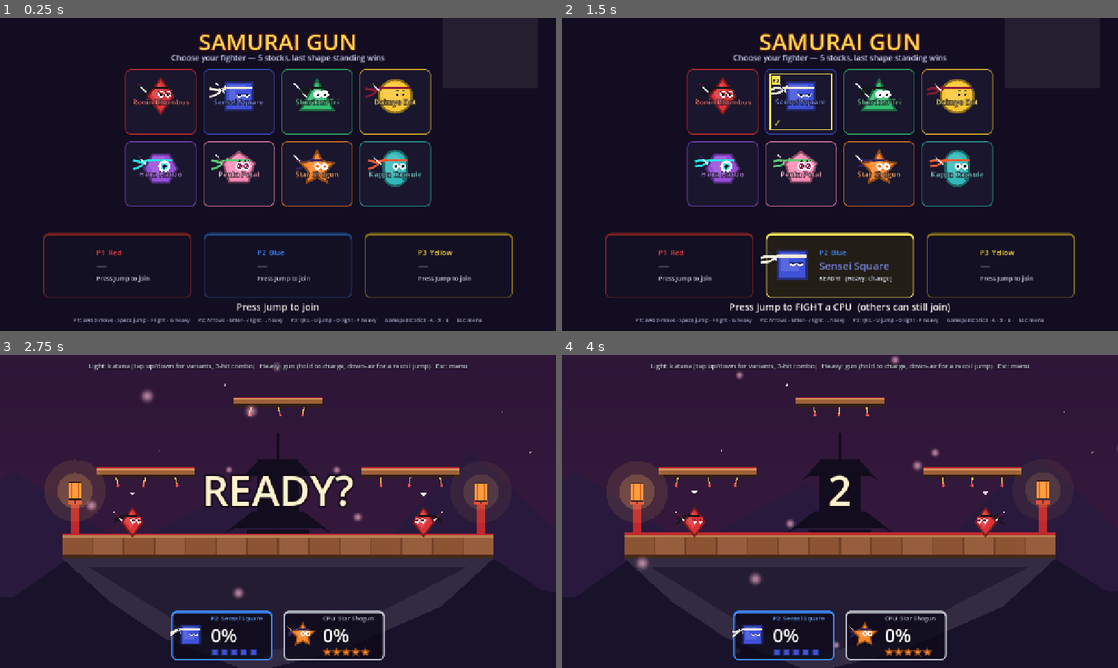
Above: before the commit, frames 1-4 (two rows, left to right).
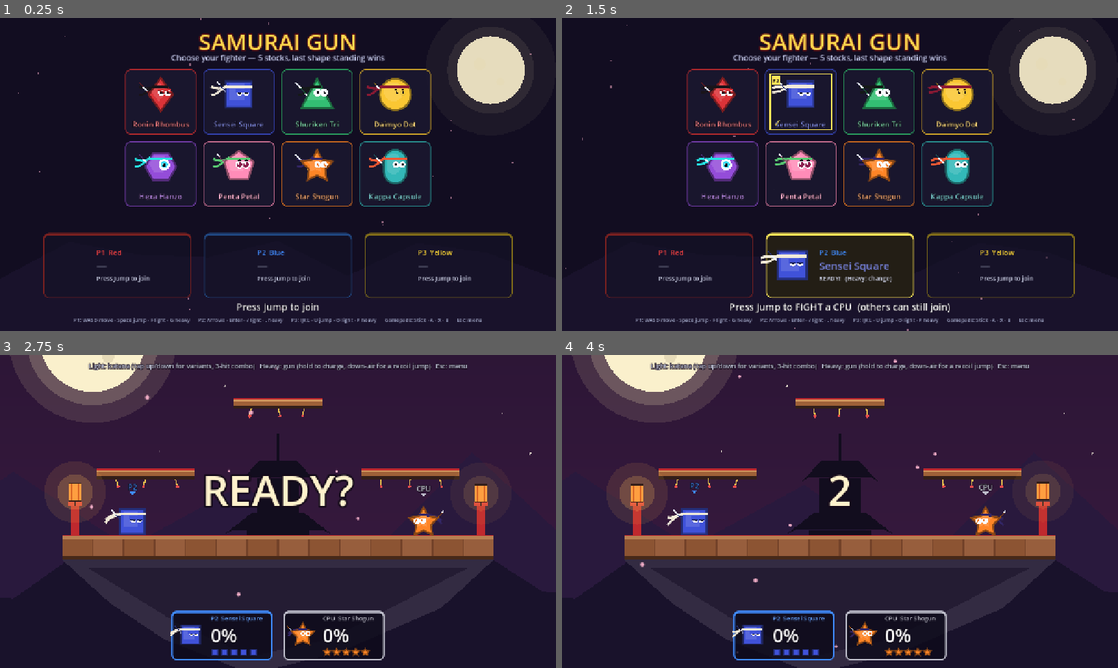
Above: after the commit, the same moments.

Repository: dexter30/Friendspartytime
Game: Godot game, scene res://scenes/samurai_gun/character_select.tscn
The game is run twice, just before and just after one commit, with the same random seed, the same clock (stepped at 60 frames per second) and the same inputs. This scene is started directly instead of the project's main scene.
Inputs:
- Up to frame 1 (0.25 s): no input
- Up to frame 2 (1.5 s): tap Enter (ui_accept) at 0.5, 1.35 s; hold Enter (ui_accept) 0.53-1.28 s
- Up to frame 3 (2.75 s): tap Enter (ui_accept) at 1.52, 1.82 s; hold Enter (ui_accept) from 2.03 s (still down)
- Up to frame 4 (4 s): release Enter (ui_accept) at 2.78 s; tap Enter (ui_accept) at 2.85, 3.02, 3.32 s; hold Enter (ui_accept) from 3.53 s (still down)

The runs differ from the first frame. In frame 1, 6.1% of the frame differs, in the area x 3-96%, y 0-94%; in frame 2, 6.1%; in frame 3, 9.1%; in frame 4, 9.8%, in the area x 1-100%, y 0-100%.

Commit message:
Samurai Gun: fix fighter visuals not applying picked data, add attack buffering, polish select screen and stage
- Fighter now applies its roster data on _ready (previously every fighter drew as the default)
- Queue light/heavy pressed during endlag so mashing chains attacks
- Character select: plain Panel cells so names sit under portraits, drawn moon/ridge backdrop
- Stage: smaller cherry-blossom petals, moon inside the default framing
- README: document Samurai Gun rules, moveset, roster and controls

Co-authored-by: dexter30 <dexter30@users.noreply.github.com>

Diff:
--- a/party_rush/scenes/samurai_gun/character_select.tscn
+++ b/party_rush/scenes/samurai_gun/character_select.tscn
@@ -19,18 +19,6 @@
 grow_horizontal = 2
 grow_vertical = 2
 color = Color(0.07, 0.05, 0.13, 1)
-
-[node name="Moon" type="ColorRect" parent="."]
-layout_mode = 1
-anchors_preset = 1
-anchor_left = 1.0
-anchor_right = 1.0
-offset_left = -260.0
-offset_top = -60.0
-offset_right = -40.0
-offset_bottom = 160.0
-grow_horizontal = 0
-color = Color(0.98, 0.94, 0.8, 0.08)
 
 [node name="Title" type="Label" parent="."]
 layout_mode = 1
--- a/party_rush/scripts/samurai_gun/character_select.gd
+++ b/party_rush/scripts/samurai_gun/character_select.gd
@@ -28,6 +28,7 @@
 func _ready() -> void:
 	Engine.time_scale = 1.0
 	_footer.text = "P1: WASD move · Space jump · F light · G heavy      P2: Arrows · Enter · / light · . heavy      P3: IJKL · U jump · O light · P heavy      Gamepads: Stick · A · X · B      Esc: menu"
+	_build_backdrop()
 	_build_grid()
 	_build_slots()
 	_cursor_layer = Node2D.new()
@@ -168,6 +169,50 @@
 
 # --- Building the screen --------------------------------------------------------------
 
+func _build_backdrop() -> void:
+	var backdrop := Node2D.new()
+	backdrop.name = "Backdrop"
+	backdrop.draw.connect(_draw_backdrop.bind(backdrop))
+	add_child(backdrop)
+	move_child(backdrop, 1)
+	var petals := CPUParticles2D.new()
+	petals.amount = 40
+	petals.lifetime = 8.0
+	petals.preprocess = 8.0
+	petals.emission_shape = CPUParticles2D.EMISSION_SHAPE_RECTANGLE
+	petals.emission_rect_extents = Vector2(760.0, 10.0)
+	petals.position = Vector2(700.0, -20.0)
+	petals.direction = Vector2(-0.4, 1.0)
+	petals.spread = 15.0
+	petals.gravity = Vector2(-10.0, 30.0)
+	petals.initial_velocity_min = 40.0
+	petals.initial_velocity_max = 80.0
+	petals.scale_amount_min = 2.0
+	petals.scale_amount_max = 4.0
+	petals.color = Color(1.0, 0.7, 0.8, 0.5)
+	backdrop.add_child(petals)
+
+
+func _draw_backdrop(node: Node2D) -> void:
+	var size := get_viewport_rect().size
+	var moon := Vector2(size.x - 150.0, 120.0)
+	node.draw_circle(moon, 150.0, Color(1.0, 0.93, 0.7, 0.05))
+	node.draw_circle(moon, 100.0, Color(1.0, 0.94, 0.75, 0.08))
+	node.draw_circle(moon, 78.0, Color(0.98, 0.94, 0.8, 0.9))
+	node.draw_circle(moon + Vector2(-26.0, -14.0), 14.0, Color(0.9, 0.86, 0.72))
+	node.draw_circle(moon + Vector2(22.0, 26.0), 9.0, Color(0.9, 0.86, 0.72))
+	var ridge := PackedVector2Array([Vector2(0.0, size.y), Vector2(0.0, size.y - 120.0)])
+	var x := 0.0
+	var i := 0
+	while x < size.x:
+		ridge.append(Vector2(x, size.y - 120.0 - absf(sin(i * 1.9)) * 90.0))
+		x += 160.0
+		i += 1
+	ridge.append(Vector2(size.x, size.y - 120.0))
+	ridge.append(Vector2(size.x, size.y))
+	node.draw_colored_polygon(ridge, Color(0.1, 0.07, 0.17))
+
+
 func _build_grid() -> void:
 	var count := FighterRoster.count()
 	var rows := int(ceil(count / float(GRID_COLUMNS)))
@@ -181,7 +226,8 @@
 		var data := FighterRoster.get_fighter(i)
 		var col := i % GRID_COLUMNS
 		var row := int(i / float(GRID_COLUMNS))
-		var cell := PanelContainer.new()
+		# A plain Panel (not a container) so the portrait and name keep manual positions.
+		var cell := Panel.new()
 		cell.position = Vector2(col * (CELL_SIZE.x + CELL_GAP), row * (CELL_SIZE.y + CELL_GAP))
 		cell.size = CELL_SIZE
 		cell.pivot_offset = CELL_SIZE * 0.5
@@ -194,16 +240,17 @@
 		_grid_holder.add_child(cell)
 
 		var visual := FighterVisual.new()
-		visual.radius = 38.0
-		visual.position = Vector2(CELL_SIZE.x * 0.5, 62.0)
+		visual.radius = 36.0
+		visual.position = Vector2(CELL_SIZE.x * 0.5, 58.0)
 		visual.set_fighter(data)
 		cell.add_child(visual)
 
 		var name_label := Label.new()
 		name_label.text = data["name"]
 		name_label.horizontal_alignment = HORIZONTAL_ALIGNMENT_CENTER
-		name_label.position = Vector2(0.0, CELL_SIZE.y - 38.0)
-		name_label.size = Vector2(CELL_SIZE.x, 30.0)
+		name_label.vertical_alignment = VERTICAL_ALIGNMENT_CENTER
+		name_label.position = Vector2(0.0, CELL_SIZE.y - 40.0)
+		name_label.size = Vector2(CELL_SIZE.x, 32.0)
 		name_label.add_theme_font_size_override("font_size", 17)
 		name_label.add_theme_color_override("font_color", data["color"].lightened(0.35))
 		name_label.add_theme_color_override("font_outline_color", Color(0.05, 0.03, 0.08))
@@ -312,7 +359,7 @@
 func _pop_cell(index: int) -> void:
 	if index < 0 or index >= _cells.size():
 		return
-	var panel: PanelContainer = _cells[index]["panel"]
+	var panel: Panel = _cells[index]["panel"]
 	var tween := panel.create_tween()
 	tween.tween_property(panel, "scale", Vector2(1.08, 1.08), 0.06)
 	tween.tween_property(panel, "scale", Vector2.ONE, 0.25).set_trans(Tween.TRANS_BACK).set_ease(Tween.EASE_OUT)
--- a/party_rush/scripts/samurai_gun/dojo_stage.gd
+++ b/party_rush/scripts/samurai_gun/dojo_stage.gd
@@ -140,18 +140,19 @@
 	_petals.initial_velocity_max = 90.0
 	_petals.angular_velocity_min = -160.0
 	_petals.angular_velocity_max = 160.0
-	_petals.scale_amount_min = 3.0
-	_petals.scale_amount_max = 6.0
-	_petals.color = Color(1.0, 0.72, 0.82, 0.85)
+	_petals.scale_amount_min = 0.9
+	_petals.scale_amount_max = 1.8
+	_petals.color = Color(1.0, 0.72, 0.82, 0.9)
 	var texture := GradientTexture2D.new()
 	texture.width = 8
 	texture.height = 8
 	texture.fill = GradientTexture2D.FILL_RADIAL
 	texture.fill_from = Vector2(0.5, 0.5)
-	texture.fill_to = Vector2(0.9, 0.5)
+	texture.fill_to = Vector2(0.95, 0.5)
 	var gradient := Gradient.new()
 	gradient.set_color(0, Color(1.0, 1.0, 1.0, 1.0))
-	gradient.set_color(1, Color(1.0, 1.0, 1.0, 0.0))
+	gradient.add_point(0.7, Color(1.0, 1.0, 1.0, 1.0))
+	gradient.set_color(2, Color(1.0, 1.0, 1.0, 0.0))
 	texture.gradient = gradient
 	_petals.texture = texture
 	_petals.z_index = 5
@@ -162,7 +163,7 @@
 	for star in _stars:
 		var twinkle := 0.6 + 0.4 * sin(_time * 2.0 + star.x * 0.01)
 		drawer.draw_circle(Vector2(star.x, star.y), star.z, Color(1.0, 0.98, 0.9, twinkle))
-	var moon := Vector2(420.0, -560.0)
+	var moon := Vector2(-420.0, -330.0)
 	drawer.draw_circle(moon, 190.0, Color(1.0, 0.93, 0.7, 0.12))
 	drawer.draw_circle(moon, 150.0, Color(1.0, 0.94, 0.75, 0.2))
 	drawer.draw_circle(moon, 120.0, Color(0.98, 0.94, 0.8))
--- a/party_rush/scripts/samurai_gun/fighter.gd
+++ b/party_rush/scripts/samurai_gun/fighter.gd
@@ -152,6 +152,9 @@
 var _revival_timer := 0.0
 var _combo_timer := 0.0
 var _combo_step := -1
+## Attack pressed during endlag is queued so mashing chains cleanly.
+var _buffered_attack := ""
+var _buffer_timer := 0.0
 
 var _attack: Dictionary = {}
 var _attack_name := ""
@@ -185,6 +188,7 @@
 	_build_visuals()
 	if fighter_data.is_empty():
 		setup({"player_index": 0, "fighter_index": 0, "is_cpu": false}, FighterRoster.get_fighter(0))
+	_apply_data()
 
 
 func setup(new_selection: Dictionary, data: Dictionary) -> void:
@@ -369,6 +373,9 @@
 	_coyote_timer -= delta
 	_jump_buffer_timer -= delta
 	_combo_timer -= delta
+	_buffer_timer -= delta
+	if _buffer_timer <= 0.0:
+		_buffered_attack = ""
 	if _intangible_timer > 0.0 and state != State.REVIVAL:
 		_intangible_timer -= delta
 	if _drop_through_timer > 0.0:
@@ -570,6 +577,13 @@
 	if not _attack_hit_spawned and _attack_time >= startup:
 		_attack_hit_spawned = true
 		_spawn_attack_hitbox()
+	if _attack_time >= startup + active:
+		if input_light_pressed:
+			_buffered_attack = "light"
+			_buffer_timer = 0.25
+		elif input_heavy_pressed:
+			_buffered_attack = "heavy"
+			_buffer_timer = 0.25
 	if _attack_time >= startup + active + endlag:
 		_end_attack()
 
@@ -647,6 +661,12 @@
 	_visual.charge = 0.0
 	_visual.expression = "normal"
 	state = State.FREE
+	if _buffered_attack != "":
+		var queued := _buffered_attack
+		_buffered_attack = ""
+		if absf(input_move.x) > 0.2:
+			facing = 1 if input_move.x > 0.0 else -1
+		_start_attack(_pick_light_move() if queued == "light" else _pick_heavy_move())
 
 
 func _cancel_attack() -> void:
@@ -657,6 +677,7 @@
 	_visual.charge = 0.0
 	_combo_timer = 0.0
 	_combo_step = -1
+	_buffered_attack = ""
 
 
 func _clear_hitboxes() -> void:
Not shown, changed: README.md
